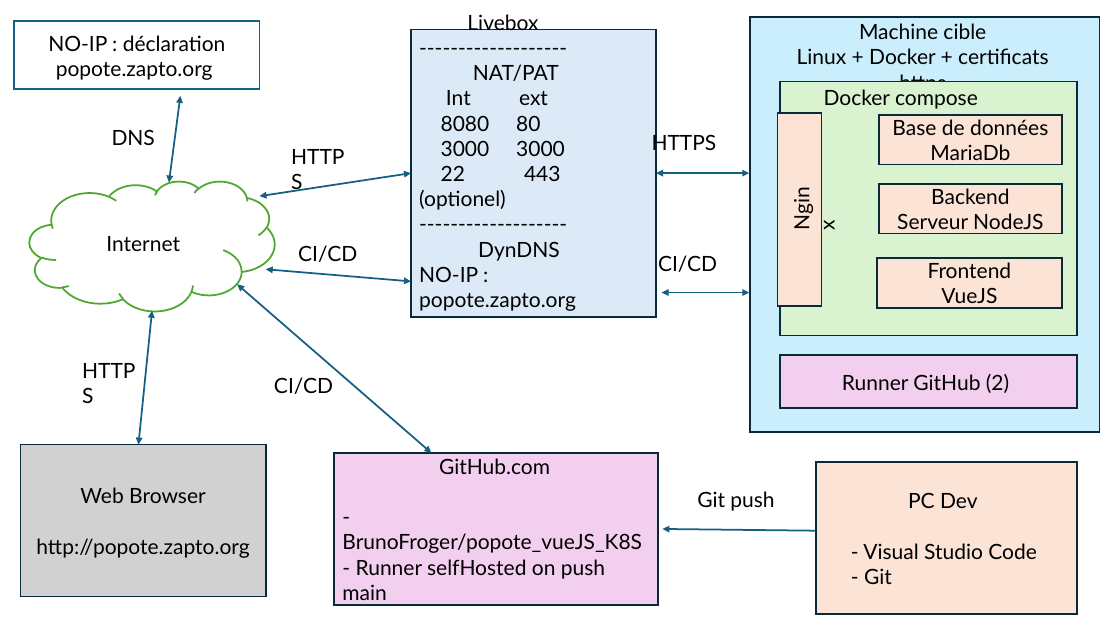
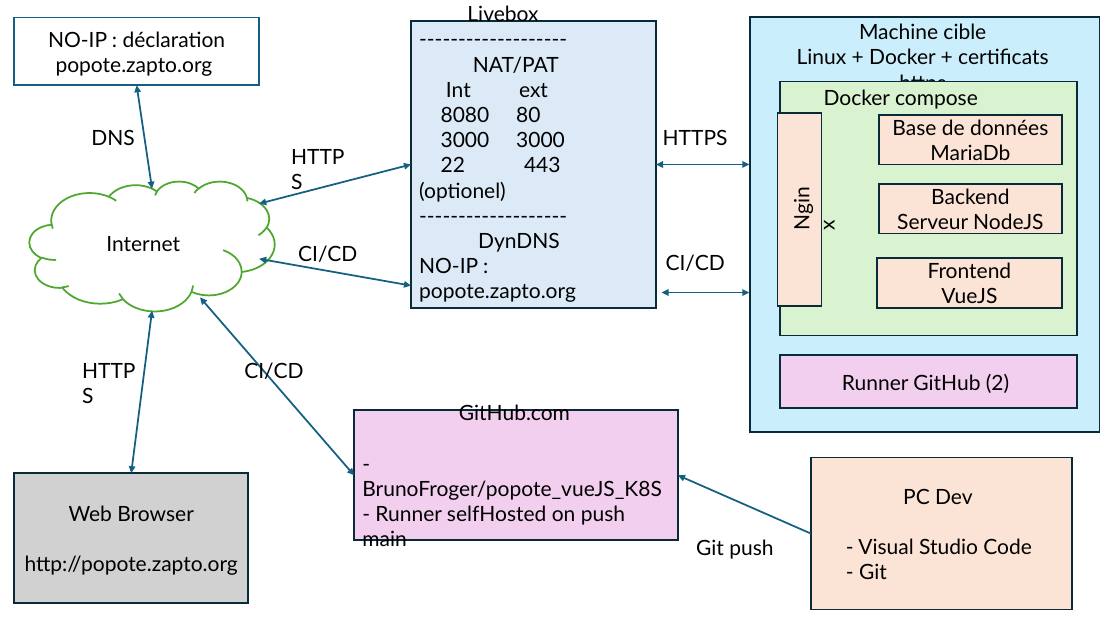
Before and after one commit to BrunoFroger/popote_vueJS_K8S, a slide deck: slide 1 of architecture_popote.pptx. Drawn at 1120x630 pixels with LibreOffice and Linux fonts; fonts in the diff are those of the drawing. Boxes give left, top, right and bottom in pixels: in the first picture for what was removed or moved away, otherwise in the second. Text is boxed around its words. In the diff, an @@ line names an element or a change of style, - is before the commit and + after.

```diff
--- a/architecture_popote.pptx
+++ b/architecture_popote.pptx
@@ rectangle "Livebox": place and size @@
-rectangle "Livebox" at [411,29,656,317]
+rectangle "Livebox" at [411,21,656,308]
@@ double arrow moved from (181, 96) - (169, 182) to (137, 86) - (152, 189) @@
@@ text "DNS": place and size @@
-text "DNS" at [112,129,155,145]
+text "DNS" at [91,129,134,145]
@@ double arrow moved from (260, 197) - (411, 173) to (260, 203) - (411, 165) @@
@@ double arrow moved from (656, 173) - (749, 173) to (656, 165) - (749, 165) @@
@@ double arrow moved from (266, 270) - (411, 281) to (260, 259) - (411, 286) @@
@@ text "CI/CD": place and size @@
-text "CI/CD" at [658,255,717,272]
+text "CI/CD" at [666,254,725,271]
@@ double arrow moved from (237, 284) - (432, 453) to (200, 297) - (355, 476) @@
@@ double arrow moved from (152, 311) - (139, 444) to (152, 311) - (131, 473) @@
@@ text "CI/CD" rewrapped from [274,377,333,394] to [244,360,303,383] @@
@@ rectangle "GitHub.com": place and size @@
-rectangle "GitHub.com" at [334,453,659,605]
+rectangle "GitHub.com" at [355,410,679,540]
@@ rectangle "Web Browser http://popote.zapto.org": place and size @@
-rectangle "Web Browser http://popote.zapto.org" at [20,444,266,597]
+rectangle "Web Browser http://popote.zapto.org" at [14,473,248,603]
@@ arrow moved from (816, 531) - (663, 529) to (811, 534) - (678, 476) @@
@@ rectangle "PC Dev - Visual Studio ...": place and size @@
-rectangle "PC Dev - Visual Studio ..." at [816,462,1077,614]
+rectangle "PC Dev - Visual Studio ..." at [811,458,1072,610]
@@ text "Git push": place and size @@
-text "Git push" at [697,491,774,511]
+text "Git push" at [696,539,773,559]
```
